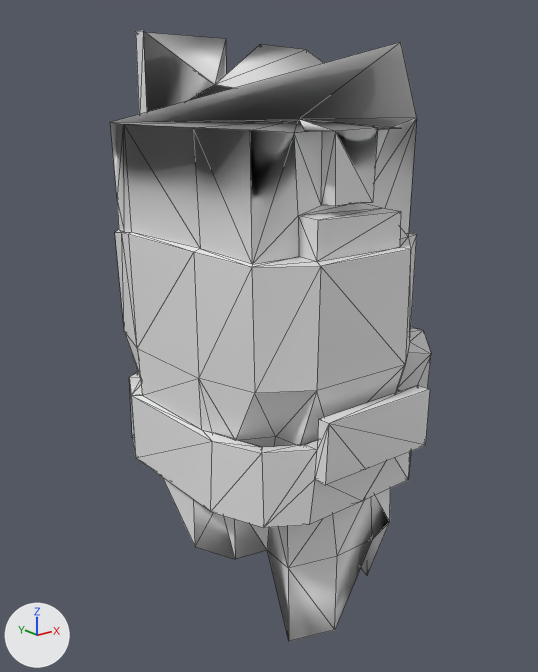
One commit to the OBJ model src/main/resources/assets/kn8/meshes/iharu/shin_right.obj: the scene before it, then after it.
One viewpoint serves both versions: a 50 mm camera at (-0.269, -0.469, 0.405) aimed at (0.108, 0.003, 0.217). Every picture has the same lights, and +X, +Y and +Z are marked at lower left. The older version comes first. Mesh edges are drawn as thin lines. Where no turn or scale is listed for an object, it has been applied to the vertices. Vertices at exactly the same position are counted once.

Names of what the first picture shows: 'shin_right'.
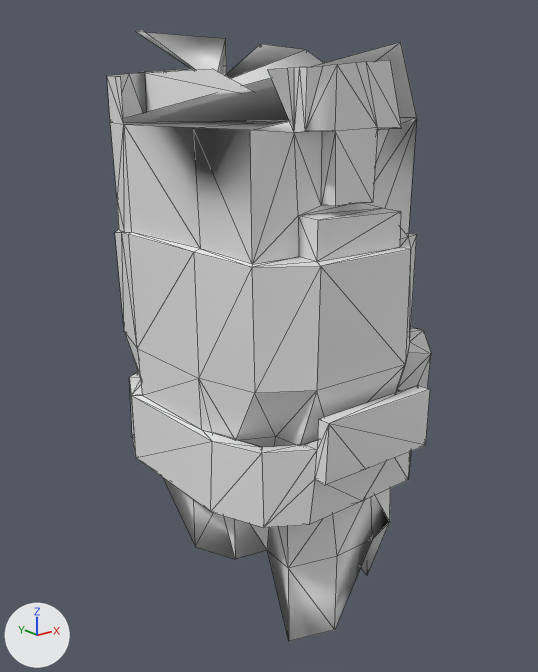
The change, as JSON lines over the scene's bpy script:
```json
{"block": "me_shin_right", "where": "# used by ob_shin_right; location = (0.0, 0.0, 0.0)"}
{"op": "remove", "block": "me_shin_right", "code": "me_shin_right.from_pydata(...)  # 316 vertices, 641 faces; spans x 0.004..0.219, y -0.129..0.14, z 0.001..0.46"}
{"op": "add", "block": "me_shin_right", "code": "me_shin_right.from_pydata(...)  # 339 vertices, 666 faces; spans x 0.004..0.219, y -0.129..0.14, z 0.001..0.46"}
{"block": "me_shin_right", "change": "me_shin_right part 1"}
{"block": "me_shin_right", "change": "7 faces are deleted"}
{"block": "me_shin_right", "change": "13 vertices are added at x 0.007..0.145, y 0.001..0.11, z 0.408..0.437"}
{"block": "me_shin_right", "change": "19 new faces join them"}
{"block": "me_shin_right", "change": "me_shin_right part 2"}
{"block": "me_shin_right", "change": "2 faces are deleted"}
{"block": "me_shin_right", "change": "10 vertices are added at x 0.034..0.13, y -0.102..-0.088, z 0.424..0.433"}
{"block": "me_shin_right", "change": "15 new faces join them"}
{"block": "me_shin_right", "change": "other edits to the shape of me_shin_right do not show in these pictures"}
```

Location of each change, (x1, y1, x2, y2) in pixels of the pictures (538 x 672 px):
```json
{"object": "shin_right", "change": "reshaped", "before": [110, 30, 431, 641], "after": [107, 30, 431, 641]}
{"part": 1, "of": "me_shin_right", "change": "built on", "before": [136, 30, 306, 114], "after": [107, 44, 306, 124]}
{"part": 2, "of": "me_shin_right", "change": "built on", "before": [252, 119, 334, 132], "after": [252, 60, 402, 132]}
```
